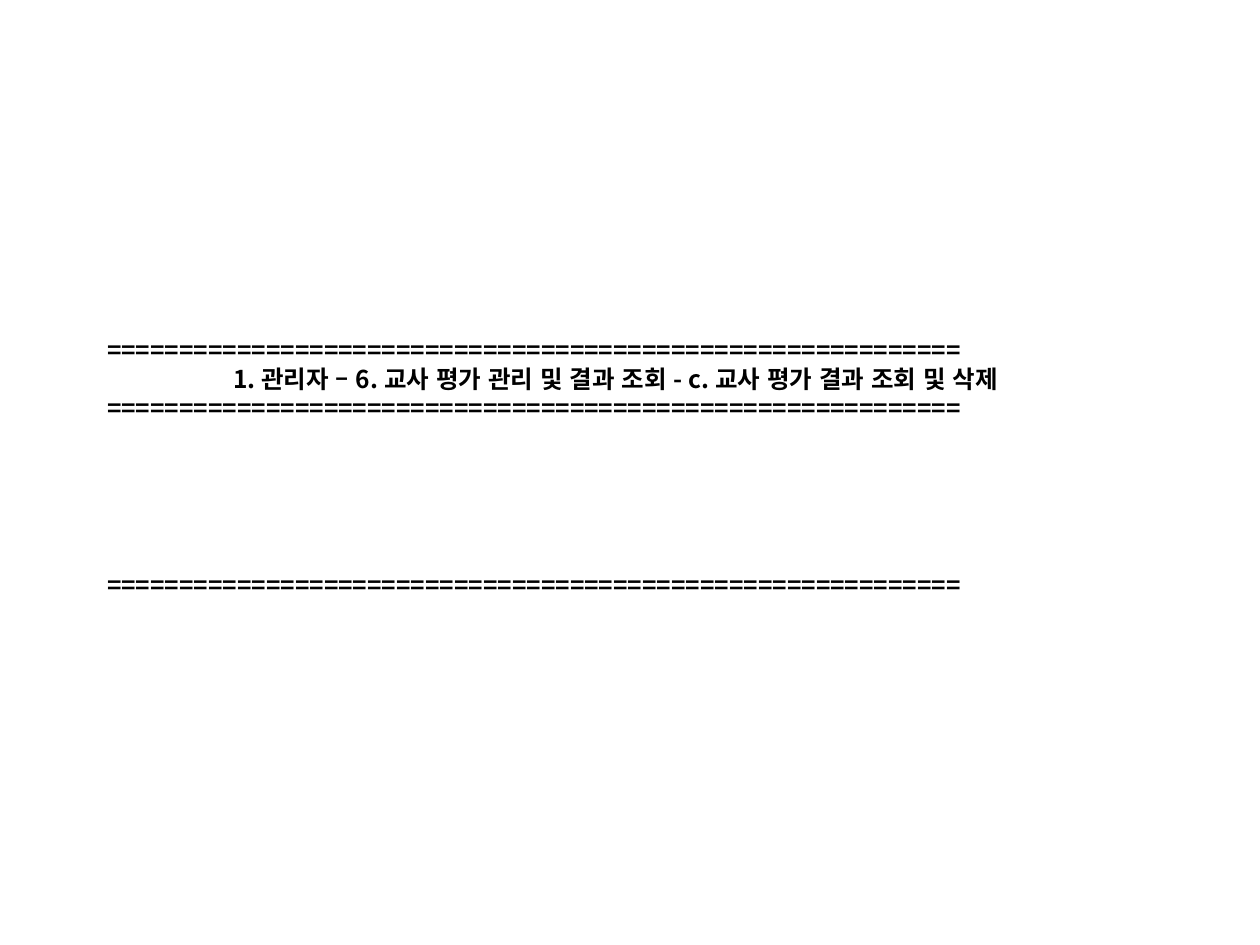
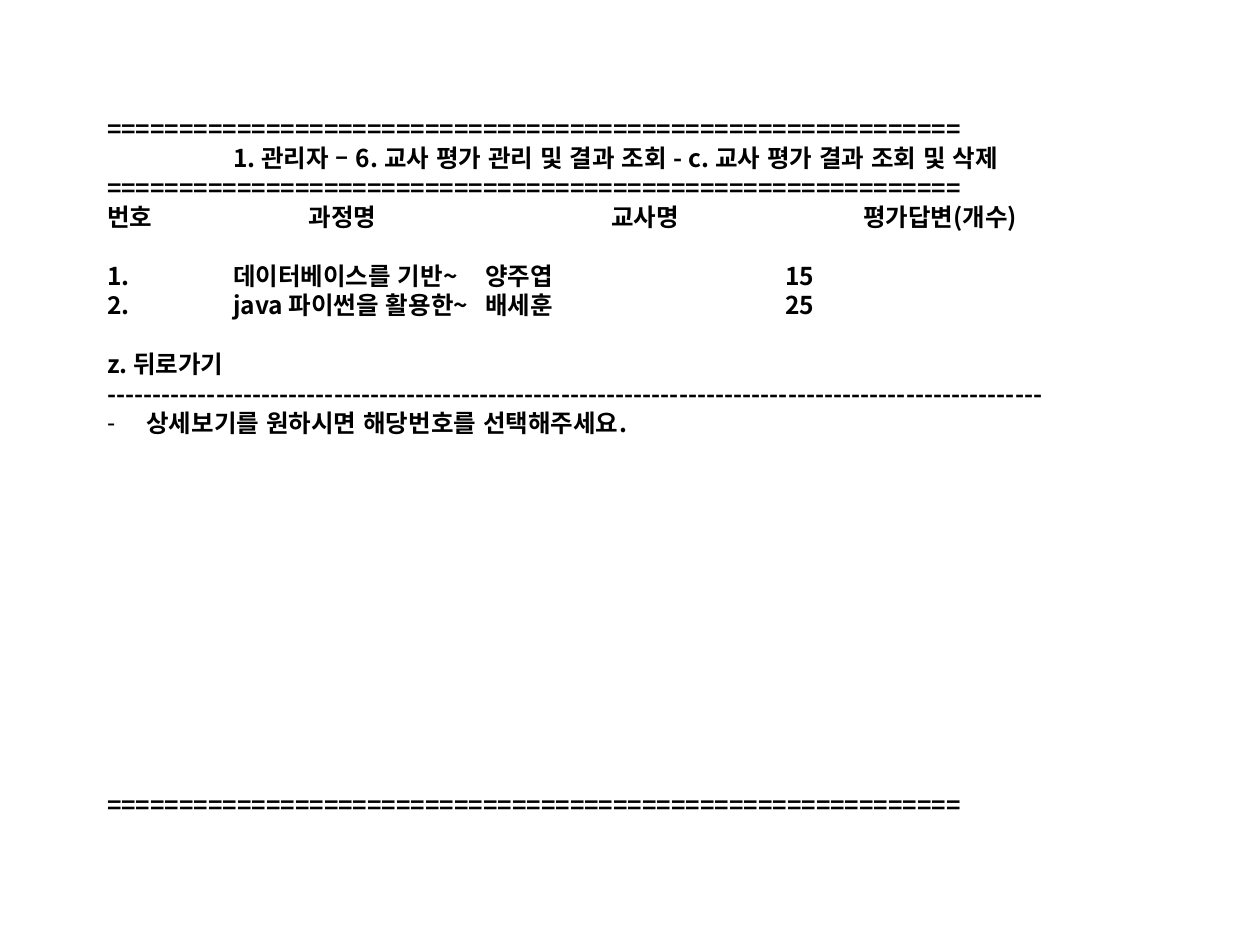
Before and after one commit to Yian-Kim/SEDU-Center, a slide deck: slide 46 of 03. 화면설계/01. 관리자/[디비2조]화면설계_관리자.pptx (slide 55 before the commit). Drawn at 1260x945 pixels with LibreOffice and Linux fonts; fonts in the diff are those of the drawing. Boxes give left, top, right and bottom in pixels: in the first picture for what was removed or moved away, otherwise in the second. Text is boxed around its words. In the diff, an @@ line names an element or a change of style, - is before the commit and + after.

Commit message:
1. POWER POINT 파일 수정
- [디비2조]화면설계_관리자.pptx 파일 수정
  (03. 화면설계\01. 관리자\[디비2조]화면설계_관리자.pptx)
- 관리자 메뉴 6번 교사평가 관리 및 결과 조회 수정

```diff
--- a/03. 화면설계/01. 관리자/[디비2조]화면설계_관리자.pptx
+++ b/03. 화면설계/01. 관리자/[디비2조]화면설계_관리자.pptx
@@ text at box(107, 146, 1017, 435): paragraph removed @@
-===========================================================
@@ text at box(107, 205, 1017, 435): paragraphs added @@
+===========================================================
+번호 과정명 교사명 평가답변(개수)
+1. 데이터베이스를 기반~ 양주엽 15
+2. java 파이썬을 활용한~ 배세훈 25
+z. 뒤로가기
+-------------------------------------------------------------------------------------------------------
+– 상세보기를 원하시면 해당번호를 선택해주세요.
```
Also in this commit, not shown: 9 other slides changed, 1 slide added, 8 slides removed.
